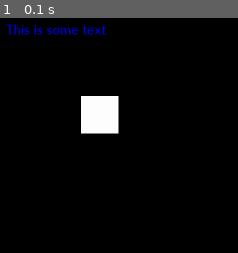
Above: before the commit, frame 1.
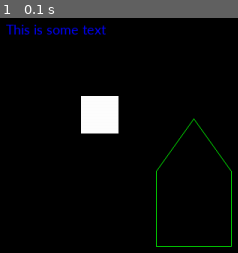
Above: after the commit, the same moment.

Repository: WLHackClub/hackathon-pygame-intro
Game: pygame game, started from new1.py
Two runs of this game, one before a commit and one after it. Both use one fixed random seed, a clock stepped at 60 frames per second and the inputs below.
Inputs:
- Up to frame 1 (0.1 s): no input

The runs differ from the first frame. In frame 1, 0.8% of the frame differs, in the area x 65-98%, y 42-98%.

Commit message:
add this

Diff:
--- a/new1.py
+++ b/new1.py
@@ -12,6 +12,9 @@
 
     pygame.draw.rect(canvas, (255, 255, 255), (300, 300, 50, 50))
 
+    points = [(400, 400), (400, 500), (500, 500), (500, 400), (450, 330), (400, 400)]
+    pygame.draw.aalines(canvas, (0, 255, 0), True, points)
+
     while True:
         for event in pygame.event.get():
             if event.type == pygame.QUIT:
